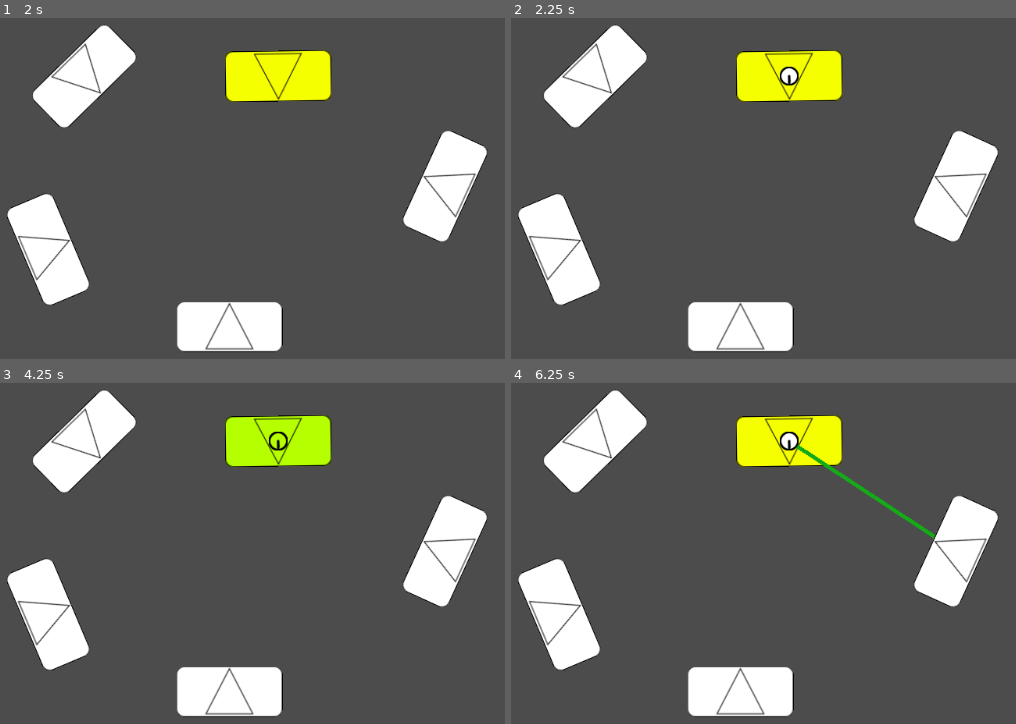
Above: before the commit, frames 1-4 (two rows, left to right).
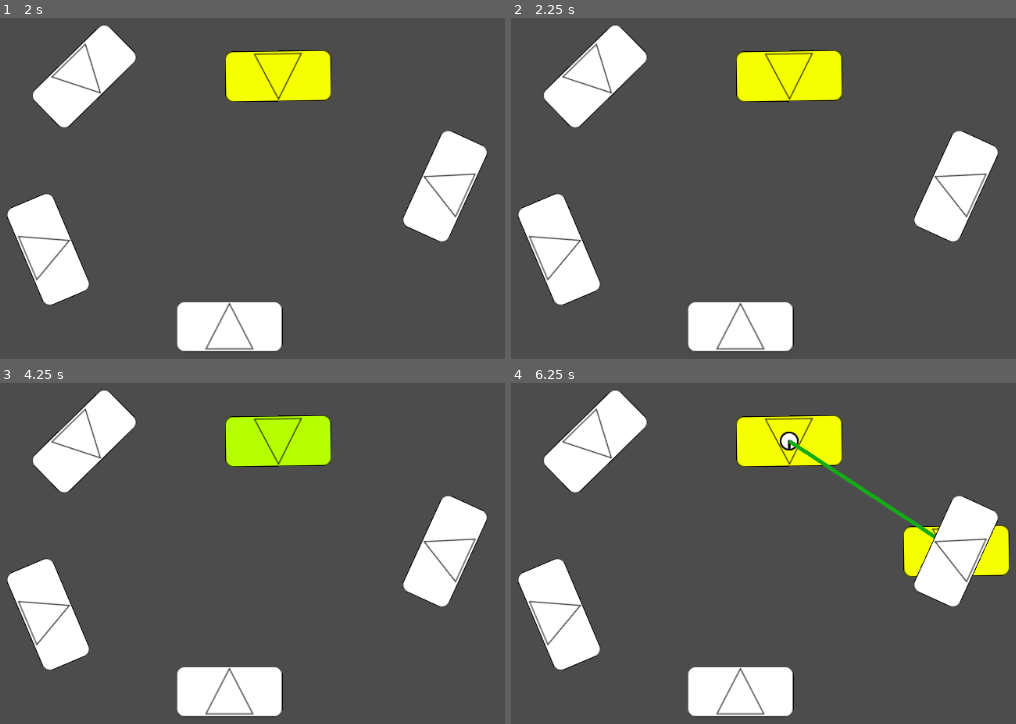
Above: after the commit, the same moments.

Repository: StStep/tatzelwurm-client
Game: Godot game, scene res://World.tscn
Same seed, same stepped clock (60 frames per second), same inputs: the game is played once before the commit and once after it.
Inputs (mouse positions are in pixels of both pictures, inside the frame that each line leads up to):
- Up to frame 1 (2 s): tap Enter (ui_accept) at 0.5, 1.35, 1.52, 1.82 s; move the mouse to (85, 75) at 0.52 s; hold Enter (ui_accept) 0.53-1.28 s; move the mouse to (277, 75) at 1.27 s
- Up to frame 2 (2.25 s): tap Enter (ui_accept) at 2 s; hold Enter (ui_accept) from 2.03 s (still down)
- Up to frame 3 (4.25 s): release Enter (ui_accept) at 2.78 s; tap Enter (ui_accept) at 2.85, 3.02, 3.32, 3.5 s; hold Enter (ui_accept) from 3.53 s (still down); tap Escape (ui_cancel) at 4.15 s
- Up to frame 4 (6.25 s): release Enter (ui_accept) at 4.28 s; tap Enter (ui_accept) at 4.35, 4.52, 4.82, 5, 5.85, 6.02 s; move the mouse to (955, 550) at 5.02 s; hold Enter (ui_accept) 5.03-5.78 s; move the mouse to (788, 440) at 5.77 s

Frame 1 is identical in both runs. In frame 2, 0.2% of the frame differs, in the area x 53-58%, y 14-20%; in frame 3, 0.1%; in frame 4, 1.5%, in the area x 53-99%, y 14-57%.
Error before the commit: Attempt to call function 'handle_input' in base 'previously freed instance' on a null instance. (res://GameManager.gd:17)

Commit message:
Implemented MvCmd adjusting

Diff:
--- a/Unit/MoveCmd.gd
+++ b/Unit/MoveCmd.gd
@@ -66,6 +66,6 @@
 	queue_free()
 
 func handle_input(ev):
-	if marker.is_highlighted:
+	if marker.is_highlighted and not unit.is_busy():
 		unit.mv_adj = self
 		unit.handle_input(ev)
--- a/Unit/Unit.gd
+++ b/Unit/Unit.gd
@@ -45,14 +45,16 @@
 	end_marker.hide()
 
 func _process(delta):
+	var mpos = get_viewport().get_mouse_position()
 	match state:
 		STATE.Add_Mv_Cont:
-			var mpos = get_viewport().get_mouse_position()
 			ghost.global_position = mpos
 			var end = mv_tail.end if mv_tail else global_position
 			move_prev.points = PoolVector2Array([to_local(end), to_local(mpos)])
 		STATE.Adj_Mv_Cmd:
-			print('Adjusting')
+			if mv_adj:
+				mv_adj.end = mpos
+				end_marker.global_position = mv_tail.end
 		_:
 			pass
 
@@ -115,6 +117,7 @@
 
 func _on_mv_reset():
 	mv_tail = null
+	mv_adj = null
 	if mv_head:
 		mv_head.erase()
 		mv_head = null
@@ -170,8 +173,17 @@
 	end_marker.show()
 	end_marker.global_position = mv_tail.end
 
-func _adj_move_seg(gpos):
-	print('Adjust Move')
+func _rm_last_move_seg():
+	mv_adj = null
+	var inst = mv_tail.previous
+	mv_tail.erase()
+	mv_tail = inst
+	if mv_tail:
+		mv_tail.next = null
+		mv_tail.disable()
+		end_marker.global_position = mv_tail.end
+	else:
+		_on_mv_reset()
 
 # Determines if this unit can be deselected
 func is_busy():
@@ -210,18 +222,19 @@
 		# Add Move or Return to Idle
 		STATE.Add_Mv_Cont:
 			ret = true
-			if ev.is_action_pressed("ui_accept"):
+			# Move end marker if click on, undo last
+			if ev.is_action_pressed("ui_accept") and end_marker.is_highlighted:
+				_rm_last_move_seg()
+			elif ev.is_action_pressed("ui_accept"):
 				_add_move_seg(ghost.global_position)
 			elif ev.is_action_pressed("ui_cancel"):
 				_change_state(STATE.Idle)
 			else:
 				ret = false
-		# Adjust MvCmd or Return to Idle
+		# Return to idle once done, adj happens in _process()
 		STATE.Adj_Mv_Cmd:
 			ret = true
-			if ev.is_action_pressed("ui_accept"):
-				_adj_move_seg(ghost.global_position)
-			elif ev.is_action_pressed("ui_cancel"):
+			if ev.is_action_pressed("ui_accept") or ev.is_action_pressed("ui_cancel"):
 				_change_state(STATE.Idle)
 			else:
 				ret = false
